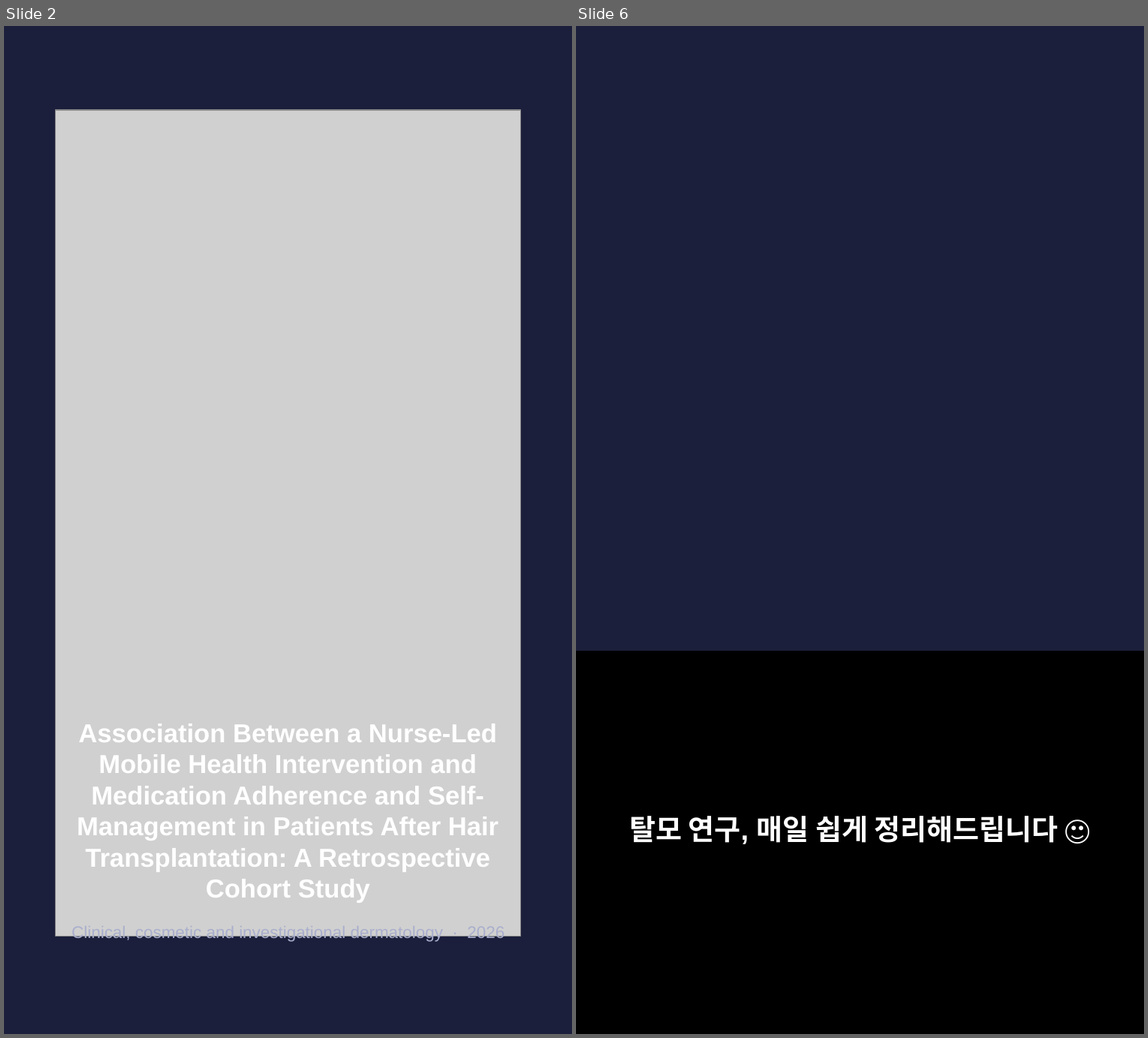
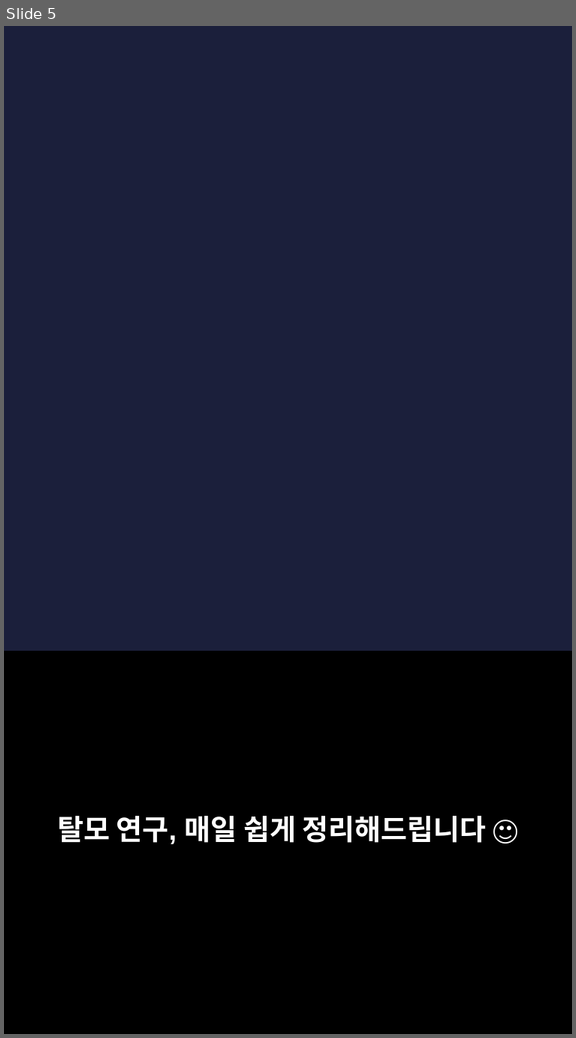
Before and after one commit to hyokang2010-BJ-ANTH/product-builder-test, a slide deck: pwa/data/latest/slides.pptx. Shown side by side, each under a label of ours: slides 2 and 6 before the commit, slide 5 after it; the slides between them are not shown. The pictures are 1148x1038 and 576x1038 pixels, drawn with LibreOffice and Linux fonts; fonts in the diff are those of the drawing; grey boxes stand for pictures; background and template pictures are left out. Boxes give left, top, right and bottom in pixels: in the first picture for what was removed or moved away, otherwise in the second. Text is boxed around its words. In the diff, an @@ line names an element or a change of style, - is before the commit and + after.

```diff
--- a/pwa/data/latest/slides.pptx
+++ b/pwa/data/latest/slides.pptx
@@ slide 2 removed at [4,26,572,1034], background #1B1F3B @@
@@ picture removed at [55,110,521,936] @@
@@ text removed at [77,724,498,903] @@
-Association Between a Nurse-Led Mobile Health Intervention and Medication Adherence and Self-Management in Patients After Hair Transplantation: A Retrospective Cohort Study
@@ text removed at [72,936,504,942] @@
-Clinical, cosmetic and investigational dermatology · 2026
@@ what was slide 6 is now slide 5 @@
```
Also in this commit, not shown: 2 slides changed, 4 slides added, 6 other slides removed, 27 other files.
